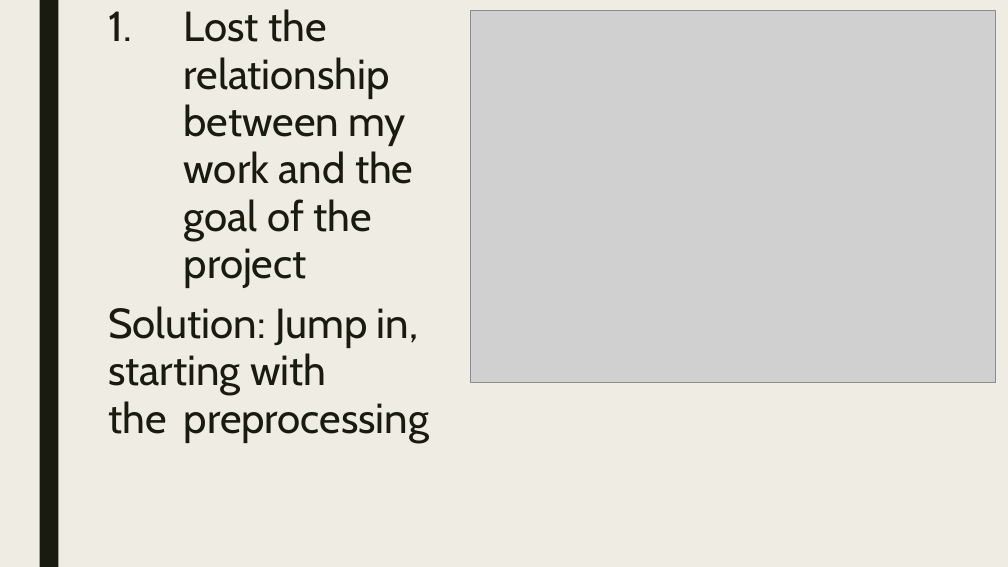
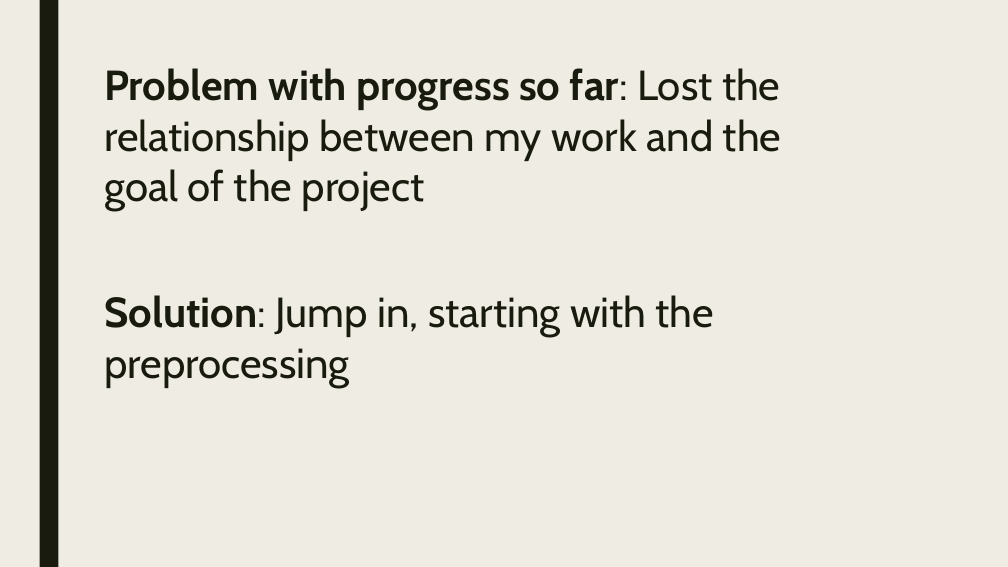
Before and after one commit to keerats7/Research, a slide deck: slide 6 of ProgressReport.pptx. Drawn at 1008x567 pixels with LibreOffice and Linux fonts; fonts in the diff are those of the drawing; grey boxes stand for pictures. Boxes give left, top, right and bottom in pixels: in the first picture for what was removed or moved away, otherwise in the second. Text is boxed around its words. In the diff, an @@ line names an element or a change of style, - is before the commit and + after.

```diff
--- a/ProgressReport.pptx
+++ b/ProgressReport.pptx
@@ picture removed at [470,11,995,383] @@
@@ text "Problem with progress so far: ...": place and size @@
-text "Problem with progress so far: ..." at [108,9,429,443]
+text "Problem with progress so far: ..." at [104,68,781,388]
@@ text at [104,68,781,211]: text changed @@
-1. Lost the relationship between my work and the goal of the project
+Problem with progress so far: Lost the relationship between my work and the goal of the project
@@ text at [104,295,714,388]: bold on in "Solution:"; line spacing 0.94 to 1 @@
```
